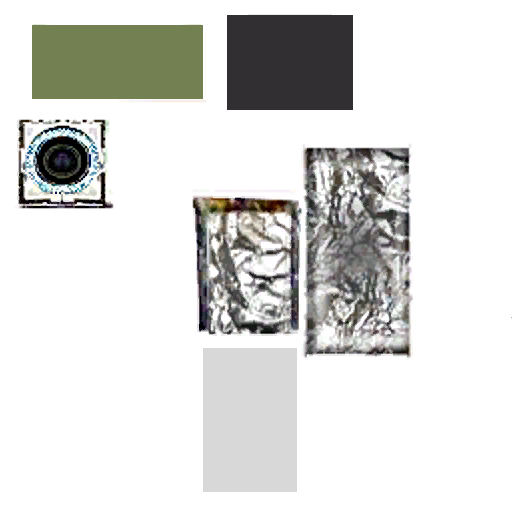
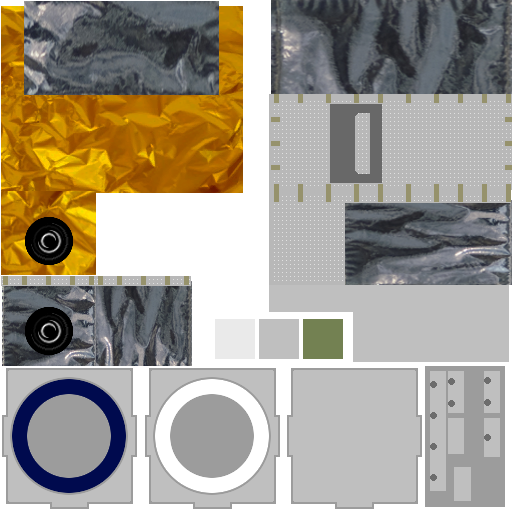
Revision of a layered 512×512 image; what changed, layer by layer:
added layer "LED pwr box" above "light" over [269, 285, 509, 362]
renamed "Clipboard" to "metal", painted on it over [224, 12, 357, 359]
removed layer "Pasted Layer" over [1, 0, 512, 509]
added layer "top bolts" above "top metal" over [3, 94, 512, 285]
added layer "silver new" above "lens CTVC/ITVC" over [1, 94, 512, 286]
added layer "silver foil fwd" above "silver foil back" over [2, 282, 96, 366]
added layer "silver foil back" above "silver foil bottom" over [96, 281, 192, 366]
added layer "silver foil bottom" above "silver foil side" over [271, 0, 512, 95]
added layer "silver foil side" above "lens -506/-508" over [342, 200, 512, 285]
added layer "gold foil front" above "506/508 silver" over [1, 191, 96, 275]
added layer "506/508 silver" above "gold foil" over [24, 1, 219, 95]
added layer "gold foil" above "LED front on" over [1, 6, 243, 193]
added group "LED front on" with 4 layers above "LED front off" over [145, 368, 280, 509]
added layer "LED margin in #1" in group "LED front on" over [170, 394, 254, 478]
added layer "LEDs on" in group "LED front on" over [155, 379, 269, 493]
added layer "LED margin out #1" in group "LED front on" over [153, 377, 271, 495]
added layer "LED box #1" in group "LED front on" over [145, 368, 280, 509]
added group "LED front off" with 4 layers above "LED box bolts" over [2, 368, 137, 509]
added layer "LED margin in" in group "LED front off" over [27, 394, 111, 478]
added layer "LEDs off" in group "LED front off" over [12, 379, 126, 493]
added layer "LED margin out" in group "LED front off" over [10, 377, 128, 495]
added layer "LED box" in group "LED front off" over [2, 368, 137, 509]
added layer "LED box bolts" above "LED box back/side" over [430, 377, 491, 481]
added layer "LED box back/side" above "source foil" over [287, 366, 505, 509]
…and 5 more changes (5 added)
